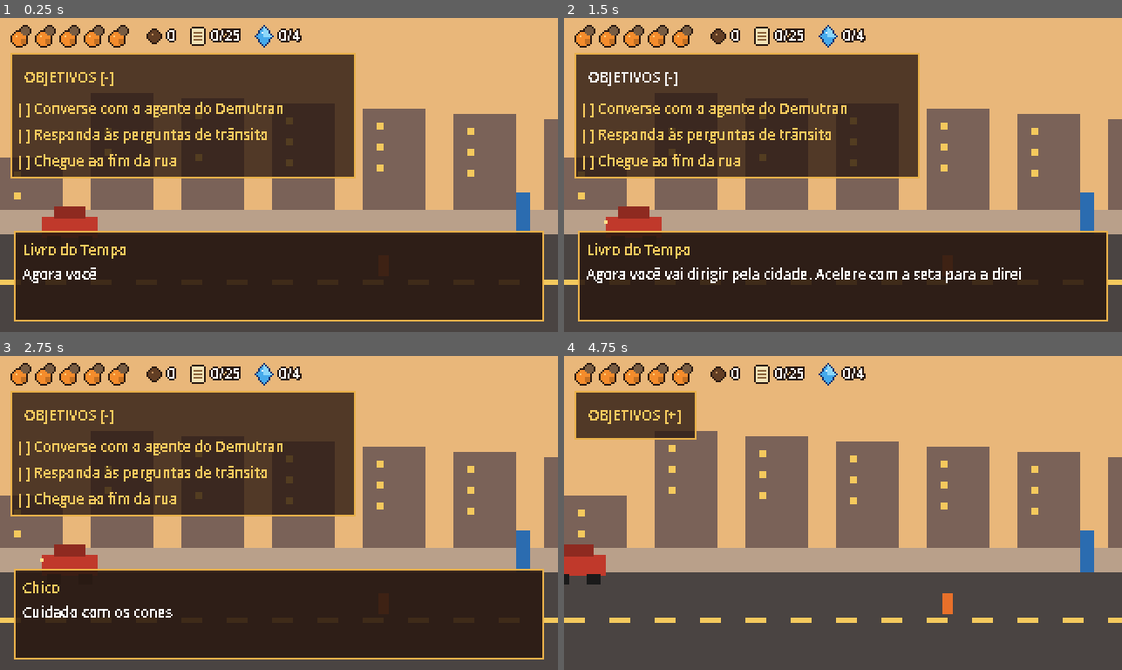
Above: before the commit, frames 1-4 (two rows, left to right).
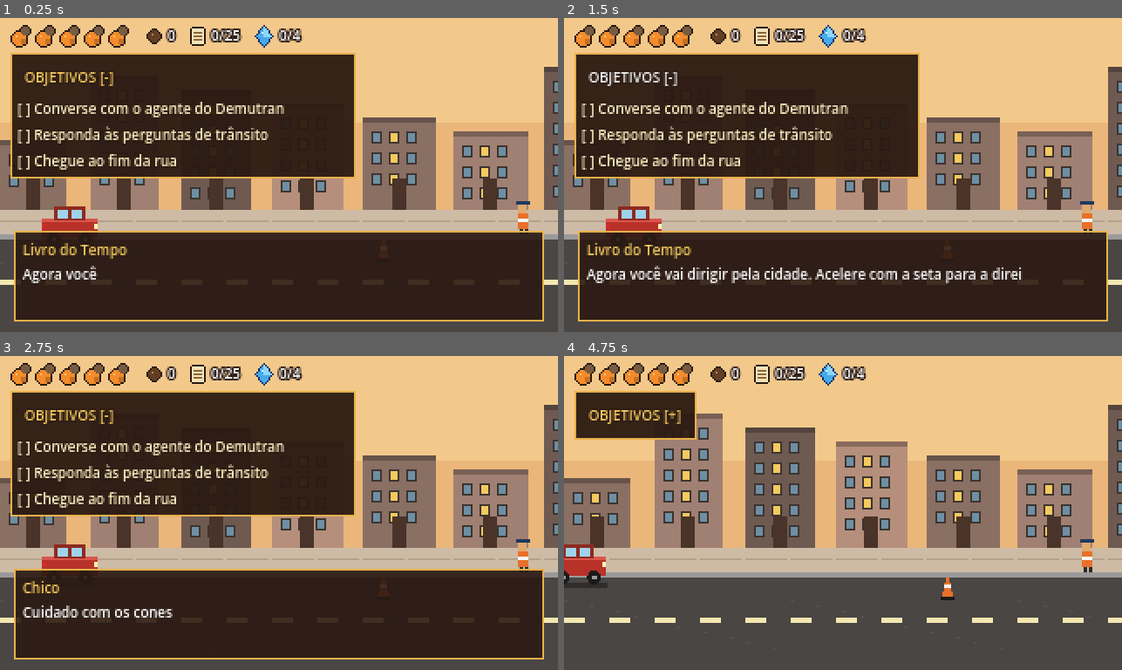
Above: after the commit, the same moments.

Repository: helicleiton/horizonte-jornada-no-tempo
Game: Godot game, scene res://scenes/levels/fase_carro.tscn
Two runs of this game, one before a commit and one after it. Both use one fixed random seed, a clock stepped at 60 frames per second and the inputs below. This scene is started directly instead of the project's main scene.
Inputs (mouse positions are in pixels of both pictures, inside the frame that each line leads up to):
- Up to frame 1 (0.25 s): no input
- Up to frame 2 (1.5 s): click "OBJETIVOS [-]" at 0.5 s; click "OBJETIVOS [+]" at 1.25 s
- Up to frame 3 (2.75 s): tap Enter at 2 s; move the mouse to (401, 497) at 2.02 s; hold D (mover_direita) from 2.03 s (still down); hold Tab (almanaque) from 2.03 s (still down); click (401, 497) at 2.17 s; tap Space (pular) at 2.27 s
- Up to frame 4 (4.75 s): release D (mover_direita) at 2.75 s; release Tab (almanaque) at 2.75 s; drag from (731, 528) to (815, 575) at 2.77 s; tap Space (pular) at 3.5 s; move the mouse to (898, 443) at 3.52 s; hold A (mover_esquerda) 3.53-4.25 s; hold M (mudo) 3.53-4.25 s; drag from (815, 575) to (675, 465) at 4.27 s

The runs differ from the first frame. In frame 1, 33% of the frame differs, in the area x 0-100%, y 3-85%; in frame 2, 34%; in frame 3, 33%; in frame 4, 31%.

Commit message:
Legibilidade: fonte suavizada, painel de objetivos mais opaco e fase do carro mais realista
Co-Authored-By: Claude Haiku 5.5 <noreply@anthropic.com>

Diff:
--- a/project.godot
+++ b/project.godot
@@ -33,7 +33,7 @@
 
 [gui]
 
-theme/default_font_antialiasing=0
+theme/default_font_antialiasing=1
 
 [rendering]
 
--- a/scripts/levels/carro_cidade.gd
+++ b/scripts/levels/carro_cidade.gd
@@ -70,32 +70,102 @@
 
 
 func _draw() -> void:
-	# Céu e casas ao fundo
-	draw_rect(Rect2(0, 0, LIMITE, 110), Color("e9b77a"))
+	_desenhar_ceu_e_predios()
+	_desenhar_rua()
+	for cone in _cones:
+		_desenhar_cone(cone)
+	for pos in _gatilhos:
+		_desenhar_agente(pos)
+	_desenhar_destino()
+	_desenhar_carro(_x, 124.0)
+
+
+func _desenhar_ceu_e_predios() -> void:
+	draw_rect(Rect2(0, 0, LIMITE, 60), Color("f3c98b"))
+	draw_rect(Rect2(0, 60, LIMITE, 50), Color("eab67a"))
+	var cores := [Color("8a6f63"), Color("a08072"), Color("6f5a52"), Color("b58f7c")]
 	for i in 30:
 		var x := i * 52.0
-		var altura := 30.0 + float((i * 37) % 40)
-		draw_rect(Rect2(x, 110 - altura, 36, altura), Color("7a6258"))
-		for j in 3:
-			draw_rect(Rect2(x + 8, 110 - altura + 8 + j * 12, 4, 4), Color("f4c95d"))
-	# Calçada e rua
-	draw_rect(Rect2(0, 110, LIMITE, 14), Color("b9a08a"))
-	draw_rect(Rect2(0, 124, LIMITE, 60), Color("4a4442"))
+		var largura := 38.0 + float((i * 13) % 12)
+		var altura := 40.0 + float((i * 37) % 45)
+		var cor: Color = cores[i % cores.size()]
+		draw_rect(Rect2(x, 110 - altura, largura, altura), cor)
+		draw_rect(Rect2(x, 110 - altura, largura, 3), cor.darkened(0.25))
+		# janelas com caixilho, algumas acesas
+		var linha := 110.0 - altura + 8.0
+		while linha < 100.0:
+			var coluna := x + 5.0
+			while coluna < x + largura - 9.0:
+				var acesa := (int(coluna) + int(linha)) % 3 == 0
+				draw_rect(Rect2(coluna, linha, 6, 7), Color("3d3430"))
+				draw_rect(Rect2(coluna + 1, linha + 1, 4, 5), Color("f4c95d") if acesa else Color("6e8fa3"))
+				coluna += 10.0
+			linha += 12.0
+		# porta no térreo
+		draw_rect(Rect2(x + largura * 0.5 - 4, 92, 8, 18), Color("4a3328"))
+
+
+func _desenhar_rua() -> void:
+	# calçada com pedras
+	draw_rect(Rect2(0, 110, LIMITE, 14), Color("cdbba6"))
 	for i in 60:
-		draw_rect(Rect2(i * 26.0, 150, 12, 3), Color("f4c95d"))
-	# Cones
-	for cone in _cones:
-		draw_rect(Rect2(cone - 3, 136, 6, 12), Color("e8702a"))
-	# Gatilhos (agentes)
-	for pos in _gatilhos:
-		draw_rect(Rect2(pos - 4, 100, 8, 24), Color("2b6cb0"))
-	# Destino
-	draw_rect(Rect2(LIMITE - 20, 110, 6, 40), Color("f4f4f4"))
-	# Carro
-	var y := 124.0
-	draw_rect(Rect2(_x - 16, y - 10, 32, 12), Color("c0392b"))
-	draw_rect(Rect2(_x - 9, y - 16, 18, 7), Color("8e2a20"))
-	draw_rect(Rect2(_x - 13, y + 1, 8, 6), Color("1a1a1a"))
-	draw_rect(Rect2(_x + 5, y + 1, 8, 6), Color("1a1a1a"))
-	if _velocidade < -1.0 or _piscar > 0.5:
-		draw_rect(Rect2(_x - 17, y - 8, 2, 2), Color("ffe08a"))
+		draw_rect(Rect2(i * 26.0, 116, 24, 1), Color("b5a18b"))
+	# meio-fio
+	draw_rect(Rect2(0, 124, LIMITE, 3), Color("9a9a9a"))
+	# asfalto com textura
+	draw_rect(Rect2(0, 127, LIMITE, 55), Color("4a4644"))
+	for i in 120:
+		draw_rect(Rect2(i * 13.0 + float((i * 7) % 5), 140 + float((i * 3) % 30), 2, 1), Color("56504d"))
+	# faixas centrais
+	for i in 60:
+		draw_rect(Rect2(i * 26.0, 150, 12, 3), Color("f4e7b0"))
+
+
+func _desenhar_cone(x: float) -> void:
+	draw_rect(Rect2(x - 4, 138, 8, 2), Color("1a1a1a"))
+	draw_colored_polygon(PackedVector2Array([Vector2(x - 3, 138), Vector2(x + 3, 138), Vector2(x + 1, 127), Vector2(x - 1, 127)]), Color("e8702a"))
+	draw_rect(Rect2(x - 2, 131, 4, 2), Color("f5f5f0"))
+
+
+func _desenhar_agente(x: float) -> void:
+	# agente de trânsito de colete laranja, em pé na calçada
+	var base := 124.0
+	draw_rect(Rect2(x - 2, base - 3, 2, 3), Color("2b2b2b"))
+	draw_rect(Rect2(x + 1, base - 3, 2, 3), Color("2b2b2b"))
+	draw_rect(Rect2(x - 3, base - 12, 6, 9), Color("e8702a"))
+	draw_rect(Rect2(x - 3, base - 9, 6, 2), Color("f5f5f0"))
+	draw_rect(Rect2(x - 2.5, base - 17, 5, 5), Color("e0a96d"))
+	draw_rect(Rect2(x - 4, base - 19, 8, 2), Color("1f3a5f"))
+
+
+func _desenhar_destino() -> void:
+	var x := LIMITE - 20.0
+	draw_rect(Rect2(x, 102, 2, 26), Color("3b3b3b"))
+	draw_rect(Rect2(x + 2, 102, 16, 8), Color("f5f5f0"))
+	for i in 4:
+		for j in 2:
+			if (i + j) % 2 == 0:
+				draw_rect(Rect2(x + 2 + i * 4, 102 + j * 4, 4, 4), Color("1a1a1a"))
+
+
+func _desenhar_carro(x: float, y: float) -> void:
+	# sombra no asfalto
+	draw_rect(Rect2(x - 17, y + 6, 34, 3), Color(0, 0, 0, 0.35))
+	# carroceria
+	draw_rect(Rect2(x - 16, y - 9, 32, 11), Color("b8322a"))
+	draw_rect(Rect2(x - 16, y - 9, 32, 2), Color("d9554b"))
+	# cabine e vidros
+	draw_rect(Rect2(x - 9, y - 16, 18, 8), Color("8e2a20"))
+	draw_rect(Rect2(x - 7, y - 14, 6, 5), Color("9fd3ea"))
+	draw_rect(Rect2(x + 1, y - 14, 6, 5), Color("9fd3ea"))
+	# faróis e lanternas
+	draw_rect(Rect2(x + 14, y - 6, 2, 3), Color("fff2a8"))
+	draw_rect(Rect2(x - 16, y - 6, 2, 3), Color("d62a2a"))
+	# rodas
+	draw_circle(Vector2(x - 9, y + 3), 4, Color("1a1a1a"))
+	draw_circle(Vector2(x + 9, y + 3), 4, Color("1a1a1a"))
+	draw_circle(Vector2(x - 9, y + 3), 1.5, Color("9a9a9a"))
+	draw_circle(Vector2(x + 9, y + 3), 1.5, Color("9a9a9a"))
+	# piscas quando freia ou ao sair de uma batida
+	if _velocidade < -1.0:
+		draw_rect(Rect2(x - 16, y - 9, 2, 3), Color("ff3b3b"))
--- a/scripts/ui/painel_objetivos.gd
+++ b/scripts/ui/painel_objetivos.gd
@@ -21,7 +21,7 @@
 
 	var painel := PanelContainer.new()
 	var estilo := StyleBoxFlat.new()
-	estilo.bg_color = Color("2b1a12cc")
+	estilo.bg_color = Color("2b1a12f2")
 	estilo.border_color = Color("e8b04a")
 	estilo.set_border_width_all(1)
 	estilo.set_content_margin_all(4)
@@ -37,12 +37,16 @@
 	_cabecalho.alignment = HORIZONTAL_ALIGNMENT_LEFT
 	_cabecalho.add_theme_font_size_override("font_size", 8)
 	_cabecalho.add_theme_color_override("font_color", Color("f4c95d"))
+	_cabecalho.add_theme_color_override("font_outline_color", Color("2b1a12"))
+	_cabecalho.add_theme_constant_override("outline_size", 3)
 	_cabecalho.pressed.connect(_alternar_lista)
 	coluna.add_child(_cabecalho)
 
 	_lista = Label.new()
 	_lista.add_theme_font_size_override("font_size", 8)
-	_lista.add_theme_color_override("font_color", Color("f4c95d"))
+	_lista.add_theme_color_override("font_color", Color("fff3c4"))
+	_lista.add_theme_color_override("font_outline_color", Color("2b1a12"))
+	_lista.add_theme_constant_override("outline_size", 3)
 	_lista.autowrap_mode = TextServer.AUTOWRAP_WORD
 	_lista.custom_minimum_size = Vector2(190, 0)
 	coluna.add_child(_lista)
